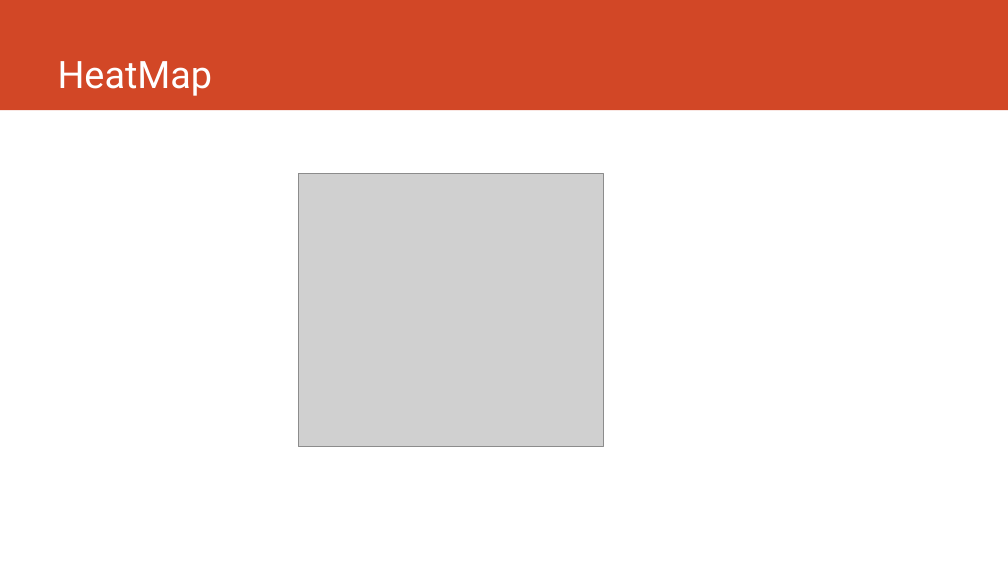
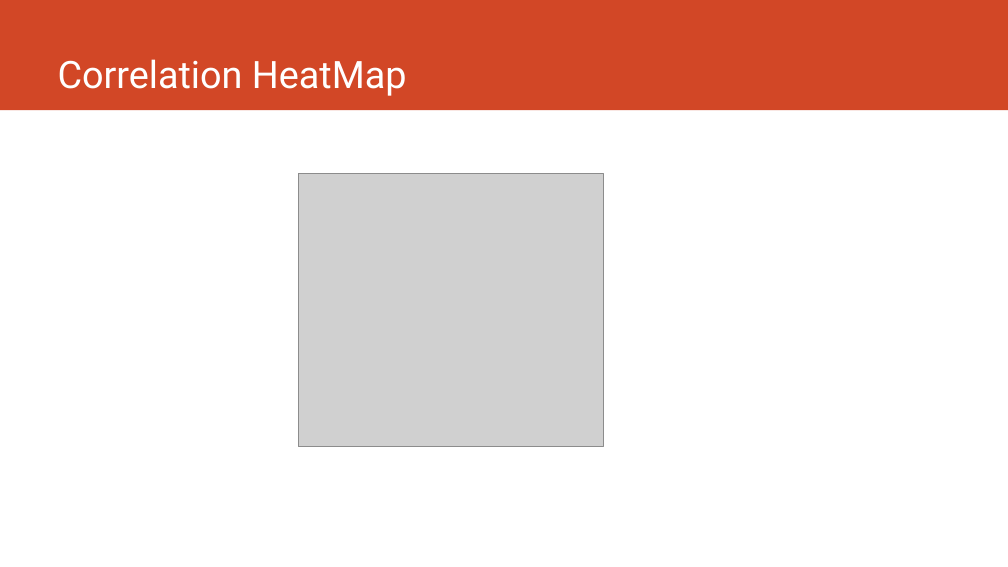
Before and after one commit to Minititan91/MiniProject2, a slide deck: slide 4 of Mini project 2, 2023.pptx. Drawn at 1008x567 pixels with LibreOffice and Linux fonts; fonts in the diff are those of the drawing; grey boxes stand for pictures. Boxes give left, top, right and bottom in pixels: in the first picture for what was removed or moved away, otherwise in the second. Text is boxed around its words. In the diff, an @@ line names an element or a change of style, - is before the commit and + after.

Commit message:
final changes

```diff
--- a/Mini project 2, 2023.pptx
+++ b/Mini project 2, 2023.pptx
@@ title at (x1=58, y1=59, x2=407, y2=96): text changed @@
-HeatMap
+Correlation HeatMap
```
